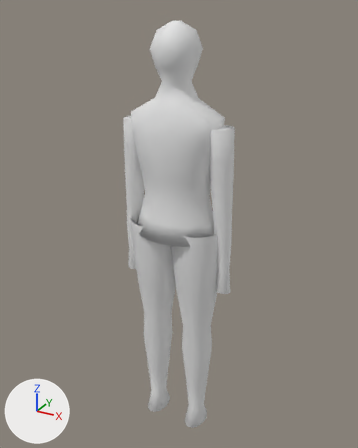
What one commit did to the glTF model data/body/body-f.glb.
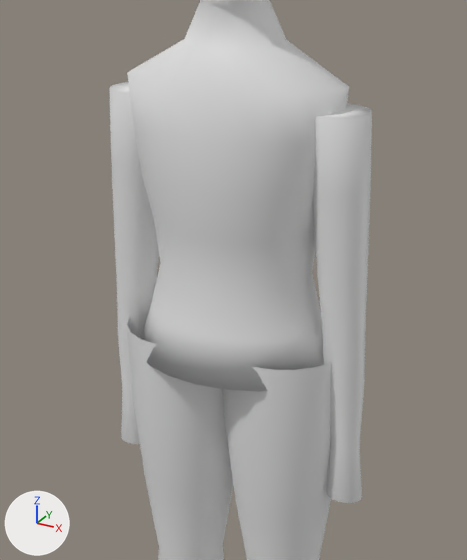
Each version appears first whole from a 50 mm camera at (0.894, -1.608, 1.796) aimed at (-0.011, 0.039, 0.973), and next in a close-up on the part from 22% to 77% of the width and 18% to 71% of the height. The axes (+X, +Y, +Z) are drawn at lower left. The lights are the same throughout. The last two pictures show the newer version.

Names of what the first close-up shows: 'body'.
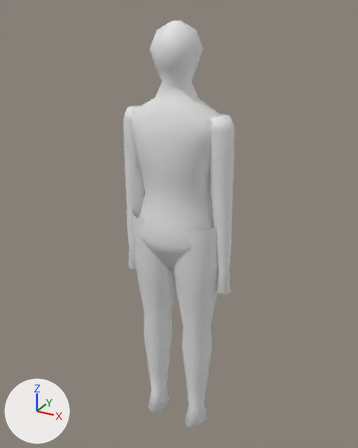
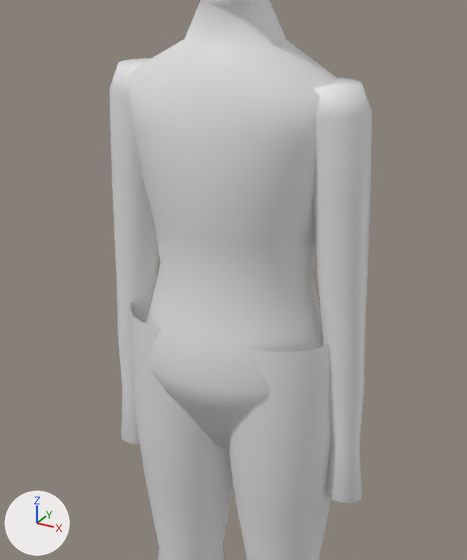
What differs and where, as boxes [x1, y1, x2, y2] in the close-ups (467 x 560 px):
part 1 of me_body, reshaped: before [110, 82, 372, 446]; after [110, 58, 372, 449]

Diff of the bpy script that builds the scene:
```diff
--- a/data/body/body-f.glb.py
+++ b/data/body/body-f.glb.py
@@ me_body @@
 # used by ob_body; location = (0.0, 0.0, 0.0)
-me_body.from_pydata(...)  # 868 vertices, 1680 faces; spans x -0.24..0.24, y -0.14..0.14, z 0.01..1.75
+me_body.from_pydata(...)  # 968 vertices, 1880 faces; spans x -0.24..0.24, y -0.14..0.14, z 0.01..1.75
+# me_body part 1
+# 3 vertices are removed from x -0.18..0.18, y 0.0, z 0.96..1.4
+# 60 faces are deleted
+# 12 vertices in x -0.19..0.19, y -0.1..0.1, z 1.0 move by (0.0, 0.0, 0.03)
+# 8 vertices in x 0.0..0.2, y -0.1..0.1, z 1.0 move by (-0.01, 0.0, 0.03)
+# 8 vertices in x -0.2..0.0, y -0.1..0.1, z 1.0 move by (0.01, 0.0, 0.03)
+# 4 vertices in x -0.09..0.09, y -0.11..-0.09, z 1.0 move by (0.0, 0.01, 0.03)
+# 4 vertices in x -0.09..0.09, y 0.09..0.11, z 1.0 move by (0.0, -0.01, 0.03)
+# 4 vertices move from x -0.16..0.16, y -0.09..0.09, z 1.0 to x -0.15..0.15, y -0.08..0.08, z 1.03
+# 78 vertices are added at x -0.21..0.21, y -0.12..0.12, z 0.8..1.44
+# 8 new vertices lie (0.0, 0.0, 0.04) away from vertices in x -0.15..0.15, y -0.04..0.04, z 1.4
+# 6 new vertices lie (-0.02, 0.0, 0.04) away from vertices in x 0.19..0.23, y -0.04..0.05, z 1.4
+# 6 new vertices lie (0.02, 0.0, 0.04) away from vertices in x -0.23..-0.19, y -0.05..0.04, z 1.4
+# 5 new vertices lie (0.04, 0.01, 0.0) away from vertices in x -0.21..0.05, y -0.11..0.1, z 0.86..1.44
+# 260 new faces join them
```
